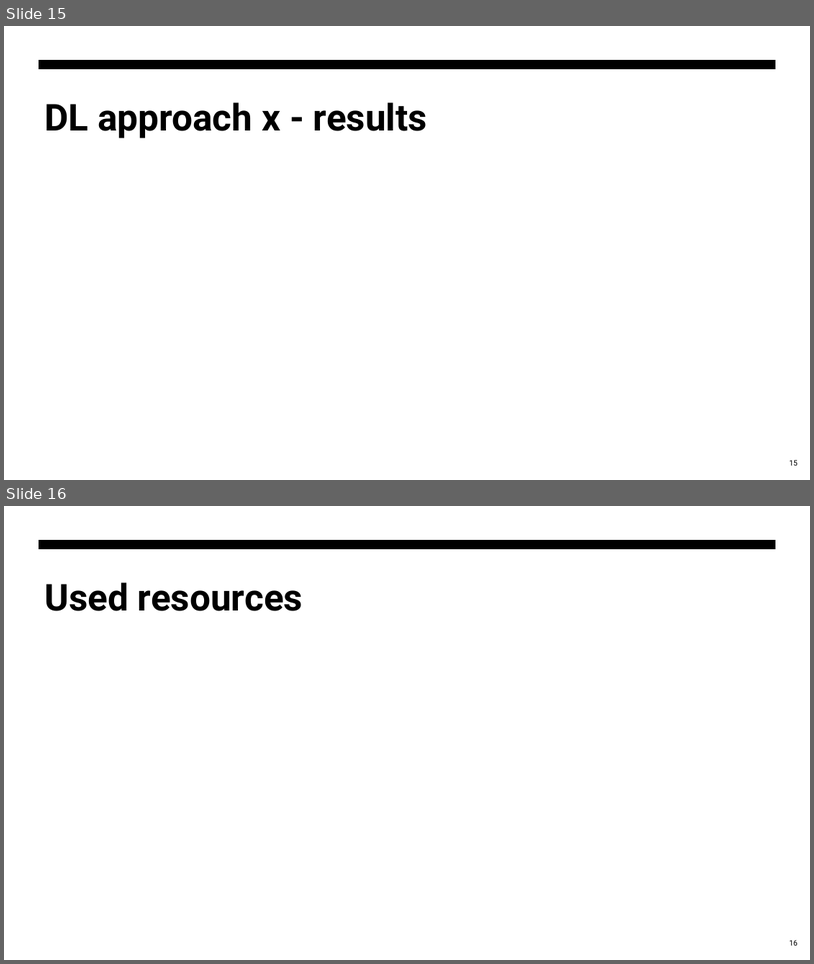
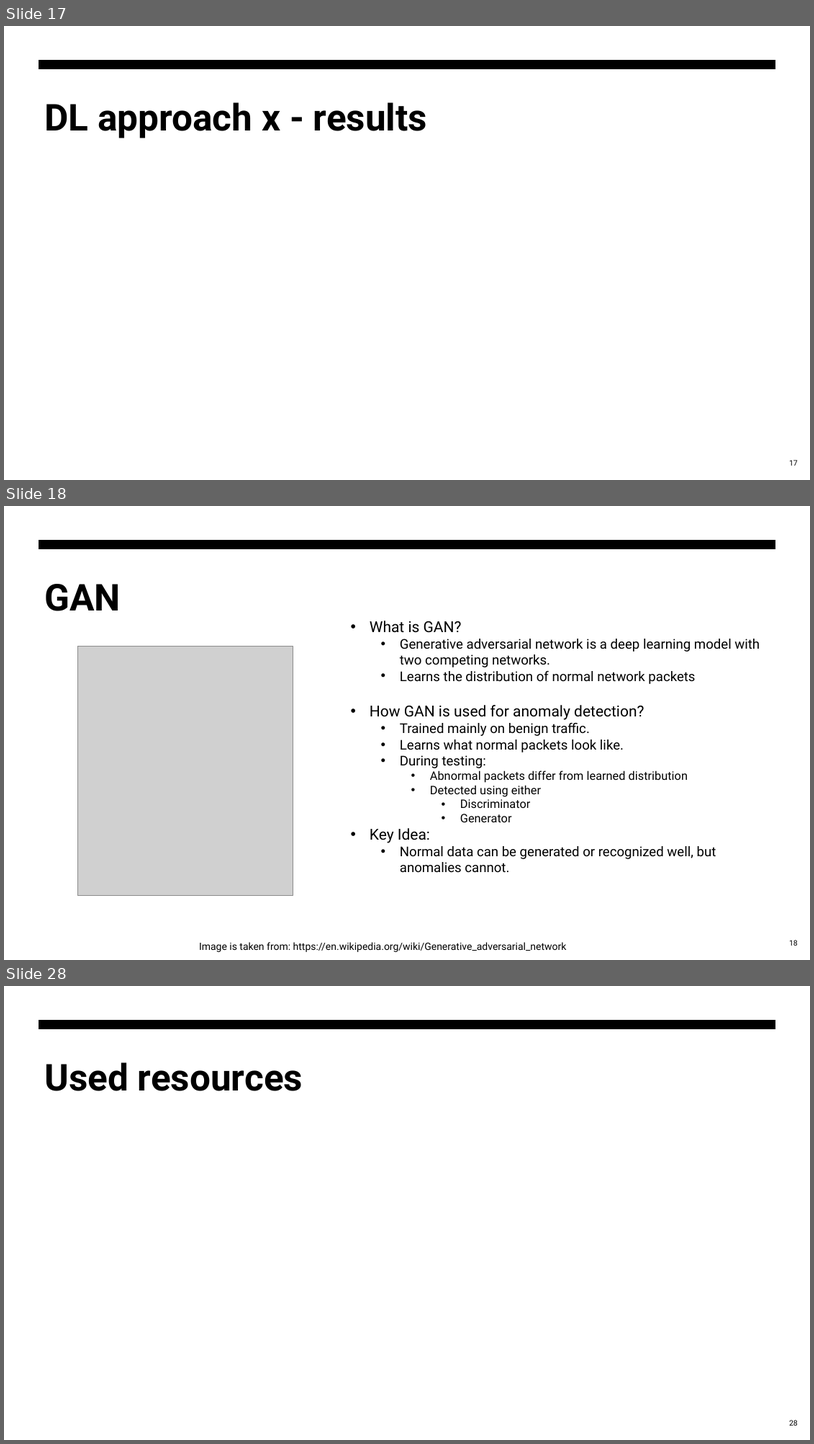
Before and after one commit to abdelazizSalah/Study_Project, a slide deck: Assignment6/Final_presentation.pptx. Shown one above the other, each under a label of ours: slides 15 and 16 before the commit, slides 17, 18 and 28 after it; the slides between them are not shown. The pictures are 814x964 and 814x1444 pixels, drawn with LibreOffice and Linux fonts; fonts in the diff are those of the drawing; grey boxes stand for pictures. Boxes give left, top, right and bottom in pixels: in the first picture for what was removed or moved away, otherwise in the second. Text is boxed around its words. In the diff, an @@ line names an element or a change of style, - is before the commit and + after.

```diff
--- a/Assignment6/Final_presentation.pptx
+++ b/Assignment6/Final_presentation.pptx
@@ slide 18 added at (4,506,810,960), background #FFFFFF @@
@@ rectangle added at (4,506,810,960), fill #FFFFFF @@
@@ freeform shape added at (39,540,777,549), fill #000000 @@
@@ title added at (44,584,121,611), 44 pt, text #000000, bold @@
+GAN
@@ text added at (370,620,760,872), 16 pt, text #000000 @@
+• What is GAN?
+  • Generative adversarial network is a deep learning model with two competing networks.
+  • Learns the distribution of normal network packets
+• How GAN is used for anomaly detection?
+  • Trained mainly on benign traffic.
+  • Learns what normal packets look like.
+  • During testing:
+    • Abnormal packets differ from learned distribution
+    • Detected using either
+      • Discriminator
+      • Generator
+• Key Idea:
+  • Normal data can be generated or recognized well, but anomalies cannot.
@@ picture added at (78,646,293,895) @@
@@ text added at (199,942,567,952), 12 pt, text #000000 @@
+Image is taken from: https://en.wikipedia.org/wiki/Generative_adversarial_network
@@ page number added at (790,939,798,945), 9 pt, text #000000 @@
+18
@@ what was slide 15 is now slide 17 @@
@@ page number at (790,459,798,465): text changed @@
-15
+17
@@ what was slide 16 is now slide 28 @@
@@ page number at (790,1419,798,1425): text changed @@
-16
+28
```
Also in this commit, not shown: 7 slides changed, 12 other slides added, 1 slide removed, 2 other files.
